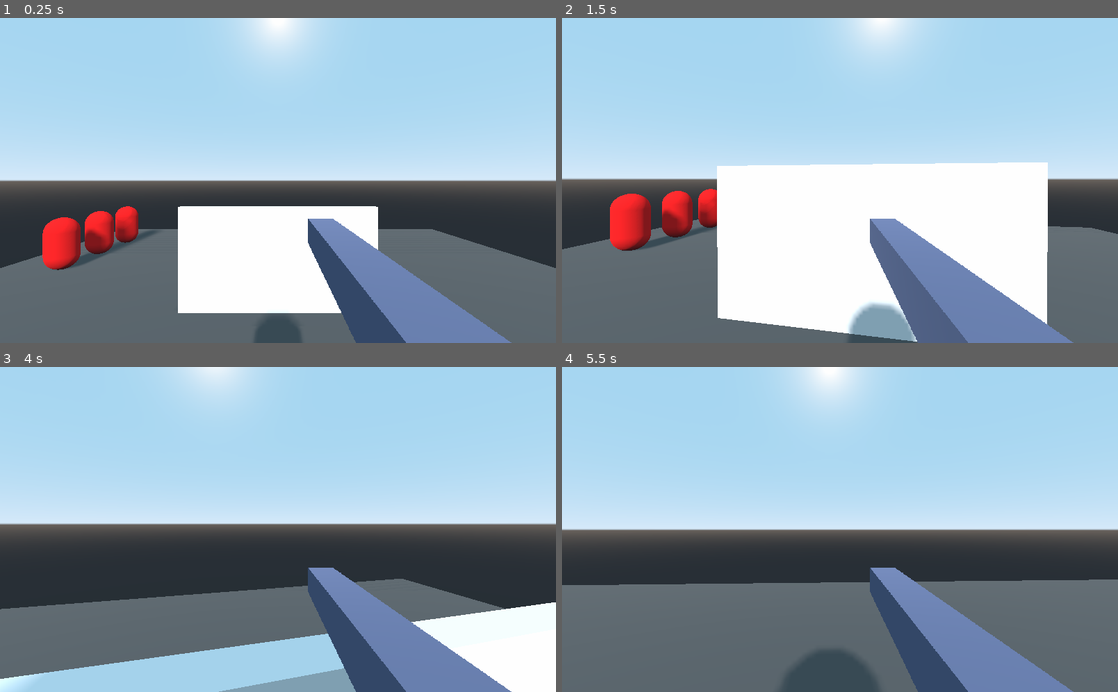
Above: before the commit, frames 1-4 (two rows, left to right).
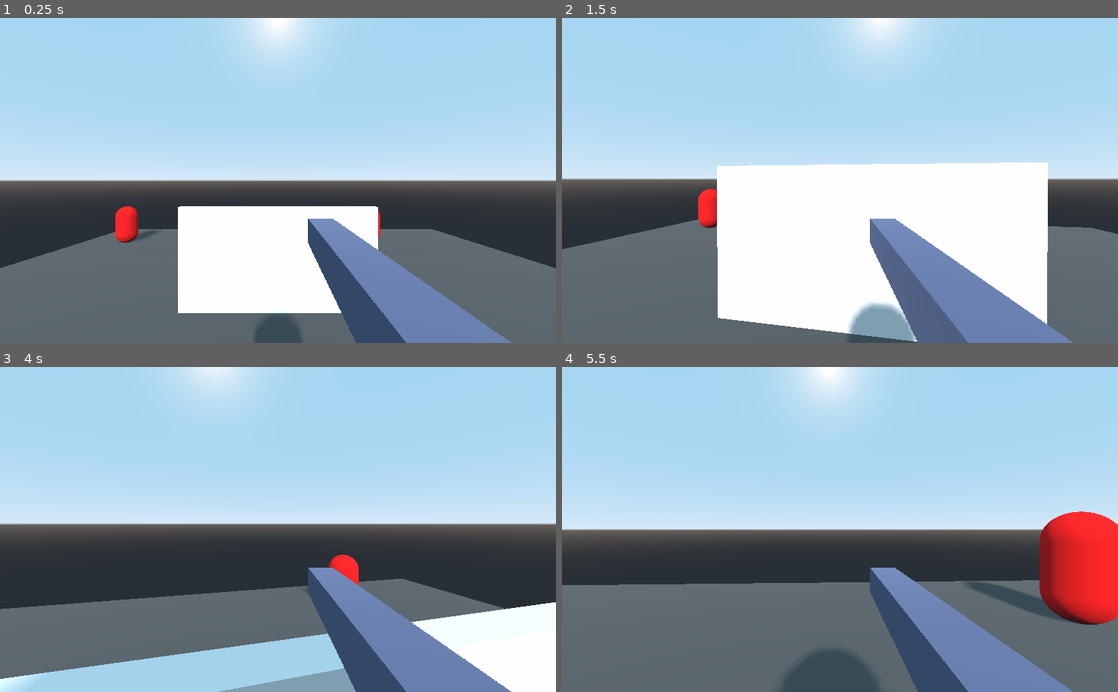
Above: after the commit, the same moments.

Repository: cedmundo/tutorial-fps
Game: Godot game, scene res://Main.tscn
Two runs of this game, one before a commit and one after it. Both use one fixed random seed, a clock stepped at 60 frames per second and the inputs below.
Inputs (mouse positions are in pixels of both pictures, inside the frame that each line leads up to):
- Up to frame 1 (0.25 s): no input
- Up to frame 2 (1.5 s): move the mouse to (867, 180) at 0.52 s; hold W (forward) from 0.53 s (still down); click (867, 180) at 0.6 s; tap Space (jump) at 0.77 s; move the mouse to (812, 180) at 1.27 s; tap Shift (sprint) at 1.35 s
- Up to frame 3 (4 s): keep holding W (forward); tap Space (jump) at 1.52, 3.02, 3.77 s; click (250, 529) at 1.55 s; move the mouse to (289, 523) at 2.02 s; click (289, 523) at 2.1 s; move the mouse to (272, 536) at 2.77 s; click (272, 536) at 2.85 s; move the mouse to (316, 532) at 3.52 s; hold Shift (sprint) from 3.53 s (still down); click (316, 532) at 3.8 s
- Up to frame 4 (5.5 s): keep holding W (forward); move the mouse to (795, 526) at 4.27 s; release Shift (sprint) at 4.28 s; click (795, 526) at 4.35 s; tap Space (jump) at 4.52 s; move the mouse to (845, 529) at 5.02 s; click (845, 529) at 5.1 s

The runs differ from the first frame. In frame 1, 2.0% of the frame differs, in the area x 7-69%, y 59-78%; in frame 2, 2.2%; in frame 3, 0.3%; in frame 4, 5.1%, in the area x 72-100%, y 44-80%.

Commit message:
Add hitscan shoot to enemies

Diff:
--- a/Enemy.gd
+++ b/Enemy.gd
@@ -9,3 +9,5 @@
 	if health <= 0:
 		health = 0
 		queue_free()
+
+	print(name, " ouch ... ", health)
--- a/Main.tscn
+++ b/Main.tscn
@@ -33,13 +33,13 @@
 transform = Transform( 1, 0, 0, 0, 1, 0, 0, 0, 1, 0, 6.64922, 10.0244 )
 
 [node name="Enemy" parent="." instance=ExtResource( 2 )]
-transform = Transform( 1, 0, 0, 0, 1, 0, 0, 0, 1, -15.5345, 1.85, -6.71455 )
+transform = Transform( 1, 0, 0, 0, 1, 0, 0, 0, 1, -15.5345, 1.85, 13.0921 )
 
 [node name="Enemy2" parent="." instance=ExtResource( 2 )]
 transform = Transform( 1, 0, 0, 0, 1, 0, 0, 0, 1, -15.5345, 1.85, -13.8682 )
 
 [node name="Enemy3" parent="." instance=ExtResource( 2 )]
-transform = Transform( 1, 0, 0, 0, 1, 0, 0, 0, 1, -15.5345, 1.85, -10.218 )
+transform = Transform( 1, 0, 0, 0, 1, 0, 0, 0, 1, 9.46287, 1.85, -14.0093 )
 
 [node name="DirectionalLight" type="DirectionalLight" parent="."]
 transform = Transform( 1, 0, 0, 0, 0.83907, 0.544024, 0, -0.544024, 0.83907, 0, 12.6617, 12.2597 )
--- a/Player.gd
+++ b/Player.gd
@@ -1,4 +1,6 @@
 extends KinematicBody
+
+const aim_pushback_offset = 0.1
 
 export(float) var vertical_sensibility = 0.1
 export(float) var horizontal_sensibility = 0.1
@@ -10,6 +12,7 @@
 export(float) var sprint_jump_power = 3.0
 export(float) var ground_acceleration = 8.0
 export(float) var air_acceleration = 4.0
+export(float) var gun_damage = 20.0
 
 var velocity = Vector3.ZERO
 var gravity_vec = Vector3.ZERO
@@ -17,6 +20,8 @@
 
 onready var camera = $Camera
 onready var weapon_camera = $Camera/WeaponViewport/Viewport/WeaponCamera
+onready var aim_ray = $Camera/AimRay
+onready var muzzle = $Camera/Weapon/Muzzle
 
 func _ready():
 	Input.set_mouse_mode(Input.MOUSE_MODE_CAPTURED)
@@ -76,3 +81,20 @@
 
 	velocity = velocity.linear_interpolate(direction * speed, acceleration * delta)
 	velocity = move_and_slide_with_snap(velocity + gravity_vec, snap, Vector3.UP)
+
+	# Aiming and shooting
+	if Input.is_action_just_pressed("fire"):
+		var space = get_world().direct_space_state
+		var collision_point = aim_ray.get_collision_point()
+		var slightly_behind = (
+			collision_point - camera.global_transform.basis.z *
+			aim_pushback_offset
+		)
+		var hit = space.intersect_ray(
+			muzzle.global_transform.origin,
+			slightly_behind
+		)
+		if hit and hit.collider:
+			var collider = hit.collider
+			if collider and collider.is_in_group("enemies"):
+				collider.deal_damage(gun_damage)
--- a/Player.tscn
+++ b/Player.tscn
@@ -17,6 +17,8 @@
 
 [node name="Player" type="KinematicBody"]
 transform = Transform( 1, 0, 0, 0, 1, 0, 0, 0, 1, 0, 1.85, 0 )
+collision_layer = 2
+collision_mask = 3
 script = ExtResource( 1 )
 vertical_sensibility = 0.2
 horizontal_sensibility = 0.2
@@ -30,6 +32,9 @@
 layers = 2
 mesh = SubResource( 2 )
 material/0 = null
+
+[node name="Muzzle" type="Spatial" parent="Camera/Weapon"]
+transform = Transform( 1, 0, 0, 0, 1, 0, 0, 0, 1, 0, 0, -1.03934 )
 
 [node name="WeaponViewport" type="ViewportContainer" parent="Camera"]
 anchor_right = 1.0
@@ -47,6 +52,10 @@
 [node name="WeaponCamera" type="Camera" parent="Camera/WeaponViewport/Viewport"]
 cull_mask = 2
 
+[node name="AimRay" type="RayCast" parent="Camera"]
+enabled = true
+cast_to = Vector3( 0, 0, -1000 )
+
 [node name="CollisionShape" type="CollisionShape" parent="."]
 transform = Transform( 1, 0, 0, 0, -4.37114e-08, -1, 0, 1, -4.37114e-08, 0, 0, 0 )
 shape = SubResource( 3 )
--- a/project.godot
+++ b/project.godot
@@ -46,6 +46,11 @@
 "events": [ Object(InputEventKey,"resource_local_to_scene":false,"resource_name":"","device":0,"alt":false,"shift":false,"control":false,"meta":false,"command":false,"pressed":false,"scancode":16777237,"unicode":0,"echo":false,"script":null)
  ]
 }
+fire={
+"deadzone": 0.5,
+"events": [ Object(InputEventMouseButton,"resource_local_to_scene":false,"resource_name":"","device":0,"alt":false,"shift":false,"control":false,"meta":false,"command":false,"button_mask":0,"position":Vector2( 0, 0 ),"global_position":Vector2( 0, 0 ),"factor":1.0,"button_index":1,"pressed":false,"doubleclick":false,"script":null)
+ ]
+}
 
 [physics]
 
